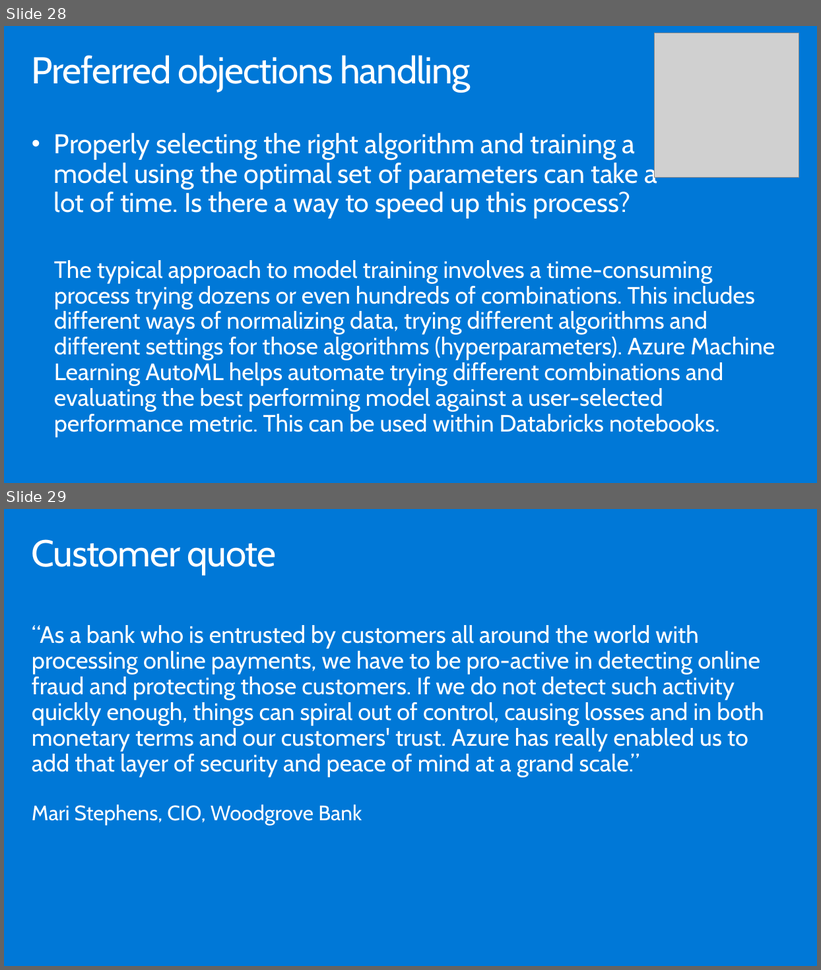
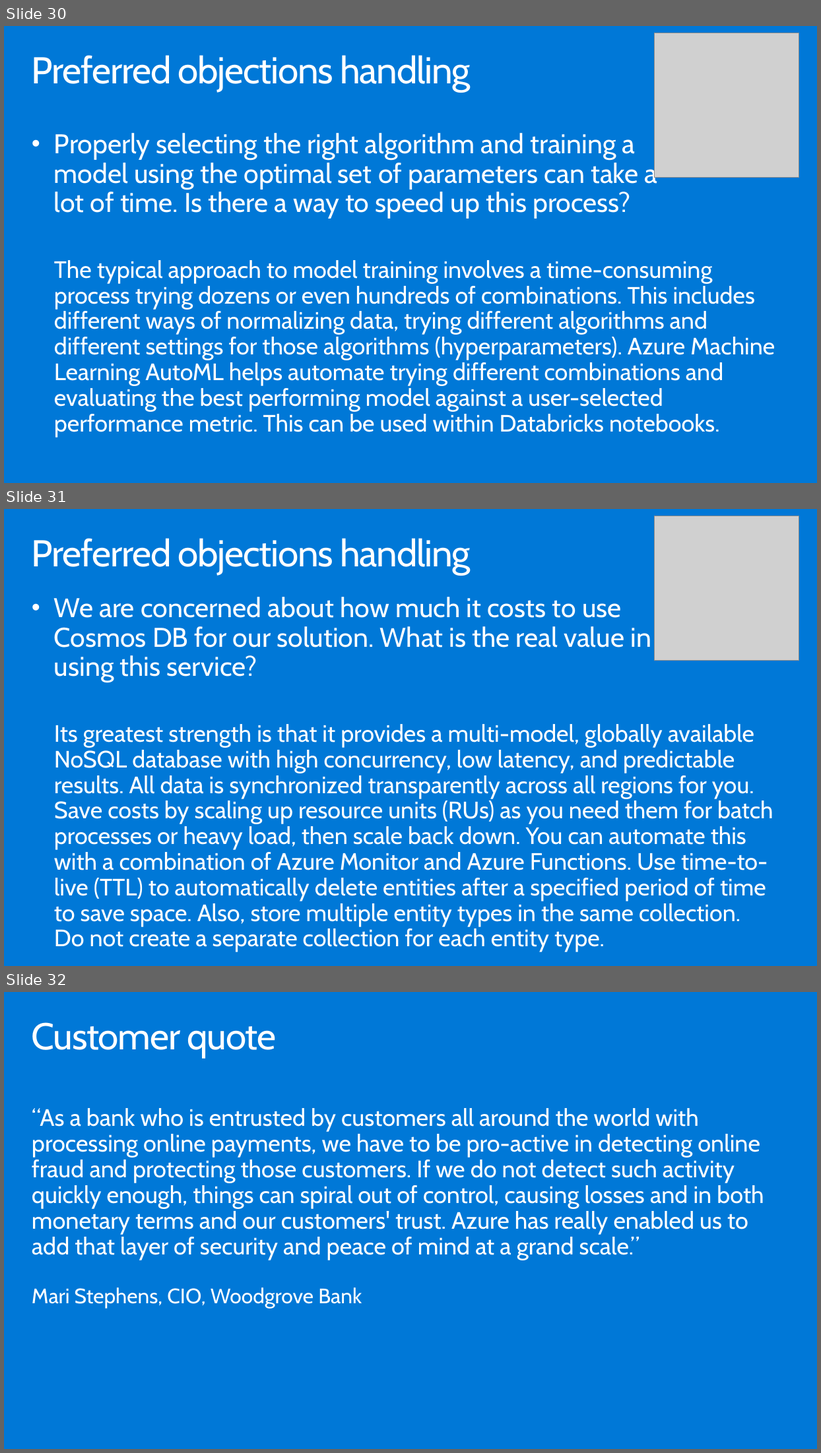
Before and after one commit to testjiho/innovative-fraud-detection, a slide deck: Whiteboard design session/WDS trainer presentation - Cosmos DB Real Time Advanced Analytics.pptx. Shown one above the other, each under a label of ours: slides 28 and 29 before the commit, slides 30, 31 and 32 after it. The pictures are 821x970 and 821x1453 pixels, drawn with LibreOffice and Linux fonts; fonts in the diff are those of the drawing; grey boxes stand for pictures. Boxes give left, top, right and bottom in pixels: in the first picture for what was removed or moved away, otherwise in the second. Text is boxed around its words. In the diff, an @@ line names an element or a change of style, - is before the commit and + after.

```diff
--- a/Whiteboard design session/WDS trainer presentation - Cosmos DB Real Time Advanced Analytics.pptx
+++ b/Whiteboard design session/WDS trainer presentation - Cosmos DB Real Time Advanced Analytics.pptx
@@ slide 31 added at <box>4,509,817,966</box>, background #0078D7 @@
@@ picture added at <box>655,516,799,660</box> @@
@@ title added at <box>32,538,470,575</box>, 44.1 pt, text #FFFFFF @@
+Preferred objections handling
@@ text added at <box>54,597,774,953</box>, 28 pt, text #FFFFFF @@
+• We are concerned about how much it costs to use
+  Cosmos DB for our solution. What is the real value in
+  using this service?
+  Its greatest strength is that it provides a multi-model, globally available NoSQL database with high concurrency, low latency, and predictable results. All data is synchronized transparently across all regions for you. Save costs by scaling up resource units (RUs) as you need them for batch processes or heavy load, then scale back down. You can automate this with a combination of Azure Monitor and Azure Functions. Use time-to-live (TTL) to automatically delete entities after a specified period of time to save space. Also, store multiple entity types in the same collection. Do not create a separate collection for each entity type.
@@ what was slide 28 is now slide 30 @@
@@ what was slide 29 is now slide 32 @@
```
Also in this commit, not shown: 1 slide changed, 2 other slides added, 4 other files.
